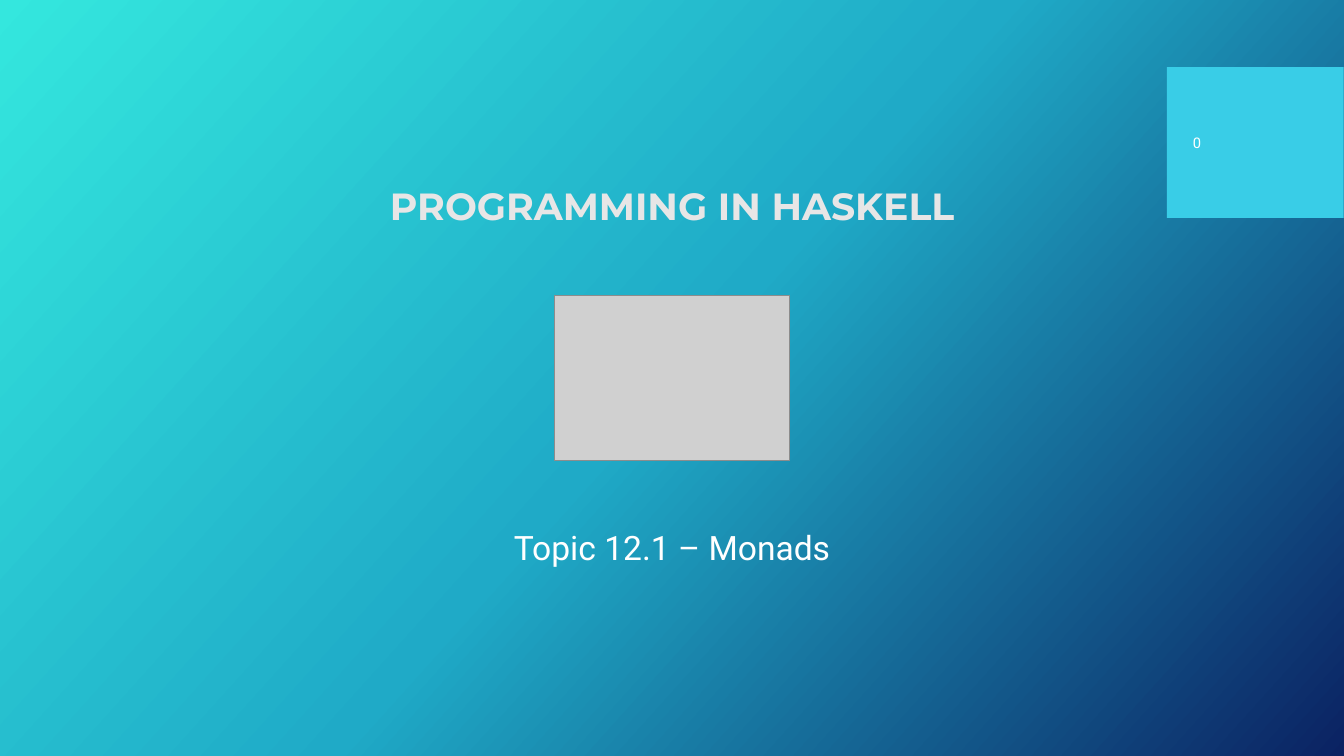
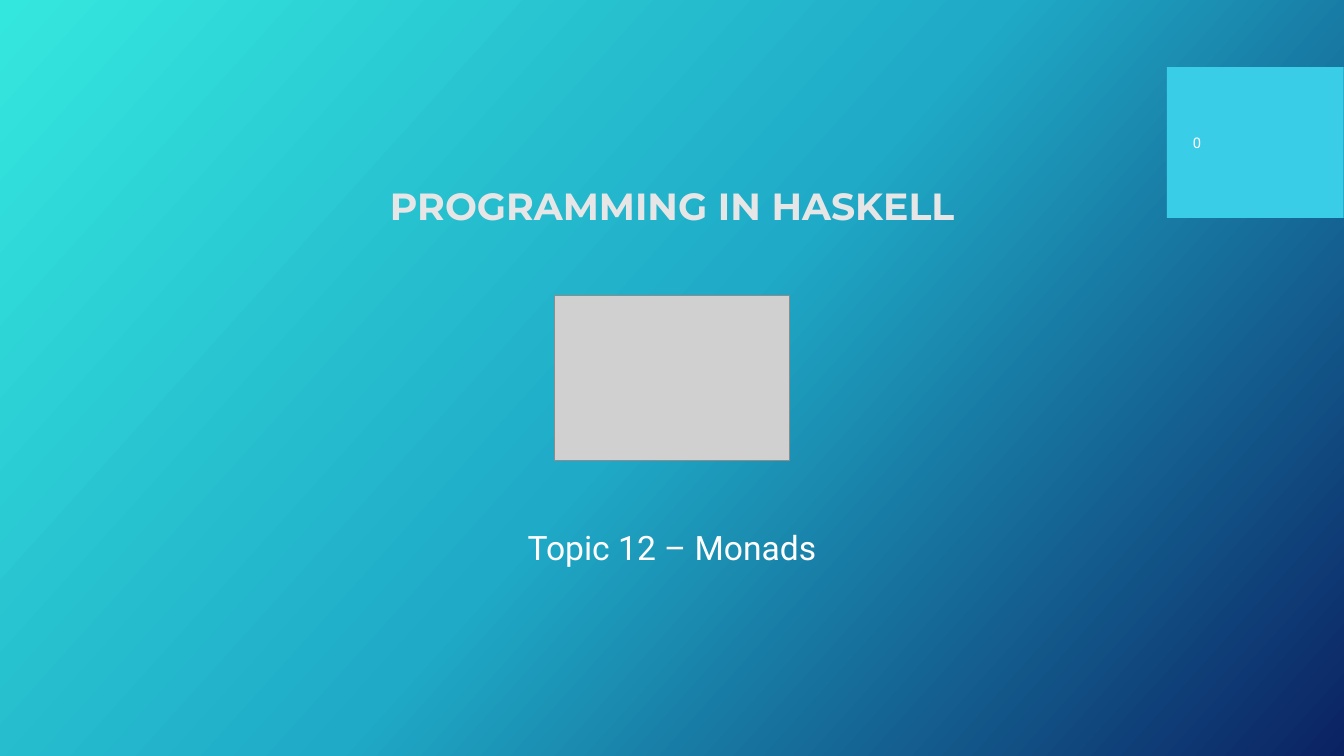
Before and after one commit to Fun-Prog-26/fun-prog-26, a slide deck: slide 1 of topic12-monads/unit-12a-lectures/talk-1/a-monads.pptx. Drawn at 1344x756 pixels with LibreOffice and Linux fonts; fonts in the diff are those of the drawing; grey boxes stand for pictures; background and template pictures are left out. Boxes give left, top, right and bottom in pixels: in the first picture for what was removed or moved away, otherwise in the second. Text is boxed around its words. In the diff, an @@ line names an element or a change of style, - is before the commit and + after.

```diff
--- a/topic12-monads/unit-12a-lectures/talk-1/a-monads.pptx
+++ b/topic12-monads/unit-12a-lectures/talk-1/a-monads.pptx
@@ text at (528,534,817,567): text changed @@
-Topic 12.1 – Monads
+Topic 12 – Monads
```
Also in this commit, not shown: 1 other slide changed, 3 other files.
